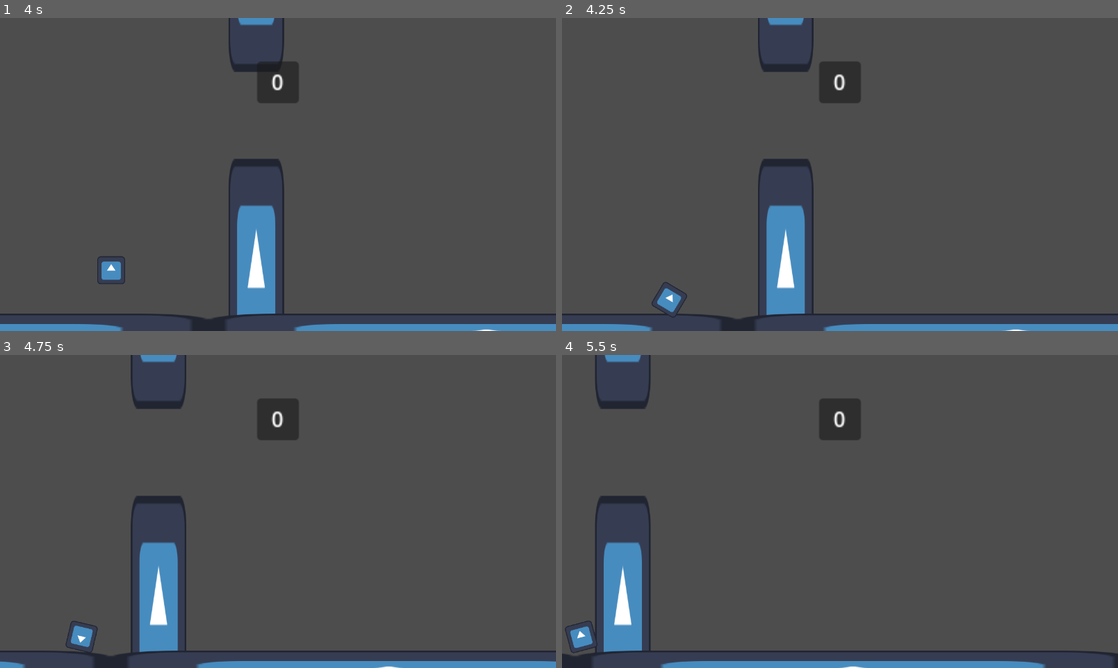
Above: before the commit, frames 1-4 (two rows, left to right).
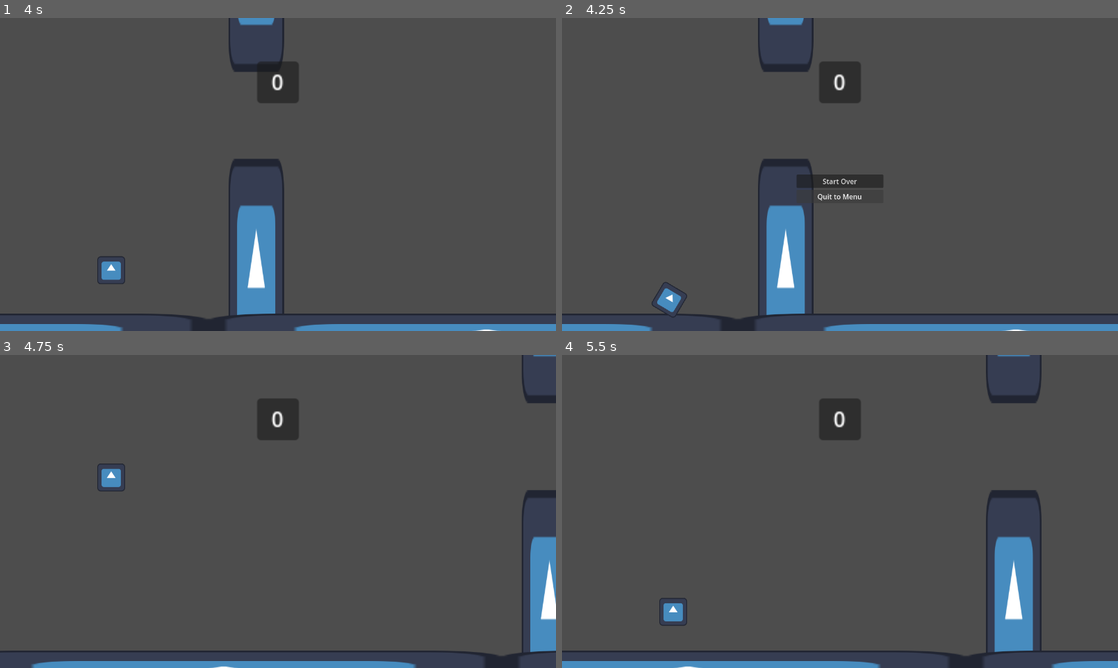
Above: after the commit, the same moments.

Repository: PerroBetto/FlappyLearn-Flappy-bird-clone-to-learn-GODOT-
Game: Godot game, scene res://Scenes/menu.tscn
The game is run twice, just before and just after one commit, with the same random seed, the same clock (stepped at 60 frames per second) and the same inputs. The engine's default icon, where the game draws it, is replaced by a stand-in: a white triangle on a blue panel in a dark square.
Inputs (mouse positions are in pixels of both pictures, inside the frame that each line leads up to):
- Up to frame 1 (4 s): click "Settings" at 0.5 s; click "Play" at 1.25 s; tap Enter (ui_accept) at 2, 2.27, 3.02 s
- Up to frame 2 (4.25 s): no input
- Up to frame 3 (4.75 s): click (278, 517) at 4.25 s, where only the run after the commit has a clickable "Start Over"
- Up to frame 4 (5.5 s): tap Enter (ui_accept) at 5.27 s

Frame 1 is identical in both runs. In frame 2, 0.7% of the frame differs, in the area x 42-58%, y 50-59%; in frame 3, 8.1%; in frame 4, 9.3%, in the area x 0-100%, y 0-100%.

Commit message:
Added visual and interactable functionality to menu buttons in Level

Diff:
--- a/Scenes/level.tscn
+++ b/Scenes/level.tscn
@@ -1,10 +1,11 @@
-[gd_scene load_steps=6 format=3 uid="uid://ii41f2epll6d"]
+[gd_scene load_steps=7 format=3 uid="uid://ii41f2epll6d"]
 
 [ext_resource type="Script" uid="uid://bwxh45k2c2wpg" path="res://Scripts/levelControl.gd" id="1_6phgx"]
 [ext_resource type="PackedScene" uid="uid://ca5f6tamdqp4b" path="res://Scenes/bird/bird.tscn" id="1_k5f4k"]
 [ext_resource type="PackedScene" uid="uid://6qmx1om1j872" path="res://Scenes/wall/wall_controller.tscn" id="2_k5f4k"]
 [ext_resource type="PackedScene" uid="uid://740lwoma4etc" path="res://Scenes/UI/score_board_ui.tscn" id="4_81xng"]
 [ext_resource type="PackedScene" uid="uid://bdf1rixw20yod" path="res://Scenes/wall/floor.tscn" id="5_wqkje"]
+[ext_resource type="Script" uid="uid://bku4d8h5fh85s" path="res://Scenes/pause_menu.gd" id="6_0f350"]
 
 [node name="Level" type="Node"]
 script = ExtResource("1_6phgx")
@@ -22,8 +23,33 @@
 
 [node name="PauseMenu" type="Control" parent="."]
 layout_mode = 3
-anchors_preset = 0
-offset_right = 40.0
-offset_bottom = 40.0
+anchors_preset = 5
+anchor_left = 0.5
+anchor_right = 0.5
+offset_left = -640.0
+offset_right = 640.0
+offset_bottom = 720.0
+grow_horizontal = 2
+size_flags_horizontal = 4
+size_flags_vertical = 4
+script = ExtResource("6_0f350")
+
+[node name="VBoxContainer" type="VBoxContainer" parent="PauseMenu"]
+layout_mode = 0
+offset_left = 540.0
+offset_top = 360.0
+offset_right = 740.0
+offset_bottom = 660.0
+
+[node name="startOver" type="Button" parent="PauseMenu/VBoxContainer"]
+layout_mode = 2
+text = "Start Over
+"
+
+[node name="quitToMenu" type="Button" parent="PauseMenu/VBoxContainer"]
+layout_mode = 2
+text = "Quit to Menu"
 
 [connection signal="timeout" from="wallTimer" to="." method="_on_wall_timer_timeout"]
+[connection signal="pressed" from="PauseMenu/VBoxContainer/startOver" to="PauseMenu" method="_on_retry_pressed"]
+[connection signal="pressed" from="PauseMenu/VBoxContainer/quitToMenu" to="PauseMenu" method="_on_menu_pressed"]
--- a/Scenes/menu.tscn
+++ b/Scenes/menu.tscn
@@ -44,4 +44,7 @@
 [node name="Floor" parent="." instance=ExtResource("4_158mb")]
 position = Vector2(640, 744)
 
+[node name="Camera2D" type="Camera2D" parent="."]
+offset = Vector2(640, 360)
+
 [connection signal="pressed" from="MenuOptions/VBoxContainer/Play" to="MenuOptions" method="_on_play_pressed"]
--- /dev/null
+++ b/Scenes/pause_menu.gd
@@ -0,0 +1,47 @@
+extends Control
+
+@onready var retryButton : Button = $VBoxContainer/startOver
+@onready var menuButton : Button = $VBoxContainer/quitToMenu
+
+var gameStatus : bool = true #true if player is alive, false if dead
+var isDisabled : bool = true
+
+func _ready():
+	_visibilityProcess()
+
+func _process(_delta):
+	_visibilityProcess()
+
+	if(Globals.Paused || !(gameStatus)):
+		isDisabled = false
+	else:
+		isDisabled = true
+
+	retryButton.disabled = isDisabled
+	menuButton.disabled = isDisabled
+
+
+
+func _on_retry_pressed():
+	Globals.Paused = false
+	get_tree().change_scene_to_file("res://Scenes/level.tscn")
+
+
+func _on_menu_pressed():
+	Globals.Paused = false
+	get_tree().change_scene_to_file("res://Scenes/menu.tscn")
+
+func _visibilityProcess():
+	var alpha = 0
+	if(Globals.Paused && gameStatus):
+		alpha = 1
+	elif!(gameStatus):
+		alpha = 1
+	else:
+		alpha = 0
+
+	self.modulate = Color(1, 1, 1, alpha)
+	pass
+
+func setGameStatus(status : bool) -> void:
+	gameStatus = status
--- a/Scripts/levelControl.gd
+++ b/Scripts/levelControl.gd
@@ -6,6 +6,7 @@
 @onready var wallControl : Node2D = $WallController
 @onready var wallTimer : Timer = $wallTimer
 @onready var ScoreBoard : Control = $ScoreBoardUI
+@onready var PauseMenu : Control = $PauseMenu
 
 var Score : int = 0
 var maxTimer : float = 3
@@ -15,7 +16,6 @@
 var PlayerXPos : float = 256
 var PlayerAlive : bool = true
 
-# Called when the node enters the scene tree for the first time.
 func _ready():
 	BIRD.position = Vector2(PlayerXPos, 200) #200 == center
 	BIRD.pointUP.connect(incrementPoints)
@@ -23,10 +23,8 @@
 	wallTimer.start(0.1)
 	BIRD.state = BIRD.STATE.ALIVE
 
-
-# Called every frame. 'delta' is the elapsed time since the previous frame.
 func _process(_delta):
-	if(Input.is_action_just_pressed("ui_cancel")):
+	if(Input.is_action_just_pressed("ui_cancel") && PlayerAlive):
 		pause_play()
 
 func incrementPoints():
@@ -36,8 +34,10 @@
 			ScoreBoard.process_point(Score)
 		print(Score)
 
+#calls all endgame functions for all entities
 func endGame():
 	print("gameOver")
+	PauseMenu.call("setGameStatus", false)
 	PlayerAlive = false
 	var birdBody = dead_bird.instantiate()
 	birdBody.position = BIRD.position
@@ -46,7 +46,8 @@
 	if(Globals.High_Score == null || Globals.High_Score < Score):
 		setHighScore()
 
-
+#called whenever the timer for creating a wall ends.
+#Decreases the amount of time until the next wall.
 func _on_wall_timer_timeout():
 	if(PlayerAlive):
 		wallControl.call("create_wall", 200)
Not shown, added: Scenes/pause_menu.gd.uid
